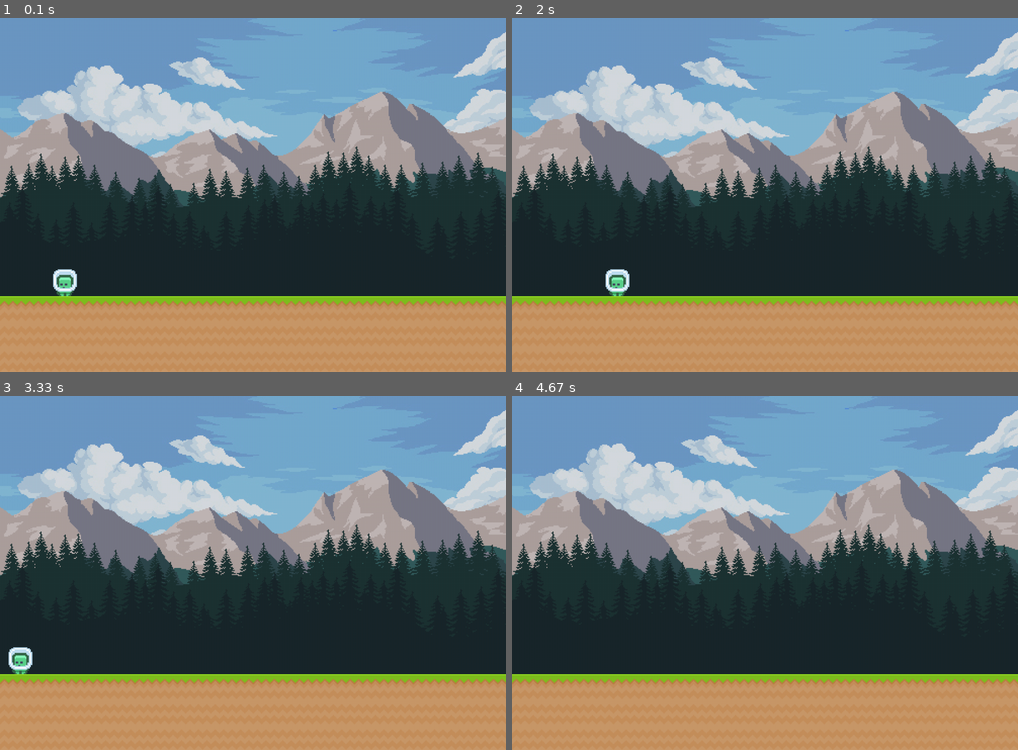
Above: before the commit, frames 1-4 (two rows, left to right).
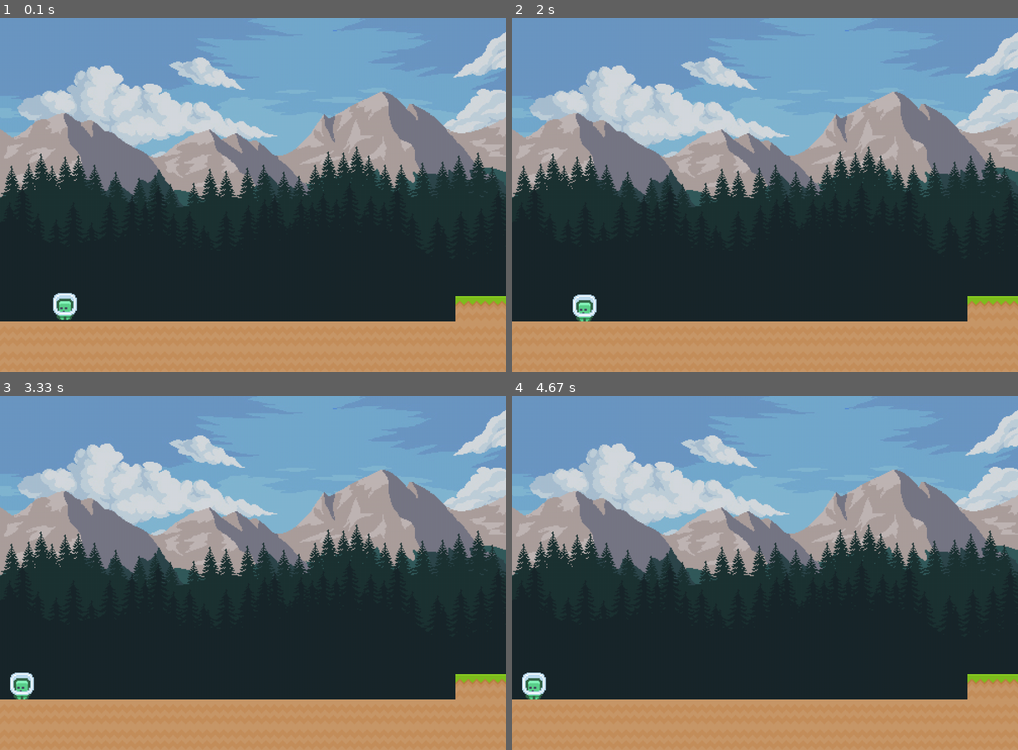
Above: after the commit, the same moments.

Repository: SaucisseRoyale/GTECH1-MINI-STUDIO-Groupe-2
Game: pygame game, started from World copy.py
Two runs of this game, one before a commit and one after it. Both use one fixed random seed, a clock stepped at 60 frames per second and the inputs below.
Inputs:
- Up to frame 1 (0.1 s): no input
- Up to frame 2 (2 s): tap Space at 0.33 s; tap D at 1.67 s
- Up to frame 3 (3.33 s): hold Q from 3 s (still down)
- Up to frame 4 (4.67 s): release Q at 3.47 s; hold D from 4.5 s (still down)

The runs differ from the first frame. In frame 1, 6.8% of the frame differs, in the area x 0-90%, y 70-86%; in frame 2, 6.8%; in frame 3, 6.7%; in frame 4, 6.4%.

Commit message:
Add files via upload

Diff:
--- a/World copy.py
+++ b/World copy.py
@@ -8,7 +8,7 @@
 screen_width = 1000
 screen_height = 700
 tile_size = 50
-move_speed = 10
+move_speed = 5
 scroll_left = False
 scroll_right = False
 scroll = 0
@@ -68,6 +68,7 @@
         self.tile_list = []
 
         if not data:
+            print("world_data est vide!")
             self.width = 0
             self.height = 0
             return
@@ -112,125 +113,84 @@
         self.height = self.image.get_height()
         self.rect.x = x
         self.rect.y = y
-
-        self.walk_speed = 500 #vitesse de marche
-        self.speed_multiplication = 1
-        self.current_speed_x = 0
-        self.current_speed_y = 0
-        self.dir_x = 0
-        self.dir_y = 0
-
-        self.gravity = 1.2 #force de la gravité
-        self.gravity_coefficient = 1 #acceleration de la gravité
-
+        self.vel_y = 0
         self.on_ground = False
-        self.on_wall = False
-
-        self.dash_power = 40 #puissance du dash
-        self.dash_acceleration = 5 #accélération du dash
-        self.dash_duration = 0.1 #durée du dash
+        self.jump_power = 15
+        self.gravity = 1
+        self.dash_power = 40
         self.dash_speed = 0
+        self.dash_acceleration = 5
+        self.dash_duration = 0.1  # Durée du dash en secondes
         self.dash_timer = 0
-        self.dash_direction = 0
-        self.dash_allow = True
-
-        self.jump_power = 17 #puissance du saut
-        self.maxjump = 2 #nombre de sauts
-        self.nbr_jump = 0
-        self.space_pressed = False
-
-        self.slide_speed = 4.0 #vitesse du slide (quoeficient d'acceleration de la vitesse)
-        self.slide_duration = 0.3 #durée du slide
-        self.is_sliding = False
-        self.slide_timer = 0
-
-        #listes des annimation
-        self.annim_standing = 0
-        self.annim_walk = 0
-        self.annim_turn = 0 #obtionnel
-        self.annim_jump = 0
-        self.annim_run_jump = 0
-        self.annim_falling_still = 0
-        self.annim_falling_foward = 0
-        self.annim_falling_turn = 0 #obtionnel
-        self.annim_falling_landing = 0
-        self.annim_start_dash = 0
-        self.annim_dash = 0
-        self.annim_end_dash = 0
-        self.annim_start_slide = 0
-        self.annim_end_slide = 0
-        self.annim_standing_wall = 0 #obtionnel
-        self.annim_walljump = 0 #obtionnel
-
-    def annimation():
-        if player.current_speed_x != 0 and player.on_ground and not player.is_sliding : #walk
-            pass
-        elif player.space_pressed and player.on_ground and player.current_speed_x == 0 :#saut sur place
-            pass
-        elif player.space_pressed and player.on_ground and player.current_speed_x != 0 : #saut en avant
-            pass
-        elif player.space_pressed and not player.on_ground and player.current_speed_x == 0 : #2eme saut sur place
-            pass
-        elif player.space_pressed and not player.on_ground and player.current_speed_x != 0 : #2eme saut en avant
-            pass
-        elif player.current_speed_y  > 5 and player.current_speed_x == 0 : #chute sur place
-            pass
-        elif player.current_speed_y  > 5  and player.current_speed_x != 0 : #chute en avant
-            pass
-        elif player.dash_timer != 0 : #dash
-            pass
-        elif player.is_sliding:
-            pass
-
-    def set_velocity_x(self, dir_x, speed):
-            self.current_speed_x = dir_x * speed
-
-    def set_velocity_y(self, dir_y, speed):
-            self.current_speed_y = dir_y * speed
+        self.allow_dash = True
+        self.dash_direction = 0  # Ajout de la direction du dash
 
     def update(self):
-
-        dx = self.current_speed_x * dt
-        dy = self.current_speed_y * dt
-
-    #gravity
-        self.current_speed_y += self.gravity * self.gravity_coefficient ** dt
-        dy += self.current_speed_y
-    #end of gravity
-
-    # Check collisions
+        dx = 0
+        dy = 0
+
+        key = pygame.key.get_pressed()
+        if key[K_q]:
+            dx -= move_speed
+        if key[K_d]:
+            dx += move_speed
+
+        # Jump
+        if key[K_SPACE] and self.on_ground:
+            self.vel_y = -self.jump_power
+            self.on_ground = False
+
+        if key[K_LSHIFT] and self.dash_timer <= 0 and self.allow_dash and not self.on_ground:
+            # Détermination de la direction du dash
+            self.dash_direction = 1 if key[K_d] else -1 if key[K_q] else 0
+
+            self.dash_speed += self.dash_acceleration
+            if self.dash_speed >= self.dash_power:
+                self.dash_speed = self.dash_power
+                self.dash_timer = self.dash_duration
+                self.allow_dash = False
+            # Mettre à jour la position du joueur en fonction de la vitesse de dash et de la direction
+            self.rect.x += self.dash_speed * self.dash_direction
+            self.vel_y = 0
+        elif self.dash_timer > 0:
+            self.dash_timer -= dt
+            self.dash_speed = 0
+        elif self.on_ground:
+            self.allow_dash = True
+
+        # Dash
+        # Supprimer cette partie de code liée au dash que vous avez commentée
+
+        # Apply gravity
+        self.vel_y += self.gravity
+        if self.vel_y > 10:
+            self.vel_y = 10
+        dy += self.vel_y
+
+        # Check collisions
         for tile in world.tile_list:
             if tile[1].colliderect(self.rect.x + dx, self.rect.y, self.width, self.height):
                 dx = 0
-                self.on_wall = True
 
             if tile[1].colliderect(self.rect.x, self.rect.y + dy, self.width, self.height):
-                if self.current_speed_y < 0:
+                if self.vel_y < 0:
                     dy = tile[1].bottom - self.rect.top
-                    self.current_speed_y = 0
-                elif self.current_speed_y >= 0:
+                    self.vel_y = 0
+                elif self.vel_y >= 0:
                     dy = tile[1].top - self.rect.bottom
-                    self.current_speed_y = 0
+                    self.vel_y = 0
                     self.on_ground = True
-                    self.nbr_jump = 0
-    #end of collision check
-
-    # Update player coordinates
+
+        # Update player coordinates
         self.rect.x += dx
         self.rect.y += dy
 
-        if self.current_speed_x >= 0:
-            self.current_speed_x = max(0, self.current_speed_x - ( 2000 * dt  * self.speed_multiplication))
-        else:
-            self.current_speed_x = min(0, self.current_speed_x + ( 2000 * dt  * self.speed_multiplication))
-    #end of Update player coordinates
-
-
     def draw(self, camera):
-         screen.blit(self.image, camera.apply(self.rect))
-
-
-file_path = 'map/2map.txt'
+        screen.blit(self.image, camera.apply(self.rect))
+
+
+
+file_path = 'C:/Users/zcolucci/Documents/GitHub/GTECH1-MINI-STUDIO-Groupe-2/map/2map.txt'
 
 with open(file_path, 'r') as file:
     world_data = [list(map(int, line.strip().split(','))) for line in file]
@@ -241,67 +201,6 @@
 run = True
 while run:
     start = pygame.time.get_ticks()
-
-#movement
-    key = pygame.key.get_pressed()
-    if key[K_q] and (not player.is_sliding or abs(player.current_speed_x) <= 20):
-        player.set_velocity_x(-1, player.walk_speed)
-    if key[K_d] and (not player.is_sliding or abs(player.current_speed_x) <= 20):
-        player.set_velocity_x(1, player.walk_speed)
-#end of movement
-
-#jump
-    if key[K_SPACE] and not player.is_sliding:
-        if player.on_ground or player.on_wall:
-            player.set_velocity_y(-1, player.jump_power)
-            player.on_ground = False
-            player.nbr_jump += 1
-        elif not player.space_pressed and player.nbr_jump < player.maxjump and (not player.on_ground or not player.on_wall):
-            player.nbr_jump += 1
-            player.set_velocity_y(-1, player.jump_power)
-        player.space_pressed = True
-    else:
-        player.space_pressed = False
-#end of jump
-
-# Dash
-    if key[K_LCTRL] and player.dash_timer <= 0 and player.dash_allow and not player.on_ground and not player.space_pressed :
-        # Détermination de la direction du dash
-        player.dash_direction = 1 if key[K_d] else -1 if key[K_q] else 0
-
-        player.dash_speed += player.dash_acceleration
-        if player.dash_speed >= player.dash_power:
-            player.dash_speed = player.dash_power
-            player.dash_timer = player.dash_duration
-            player.dash_allow = False
-        player.rect.x += player.dash_speed * player.dash_direction
-        player.current_speed_y = 0
-    elif player.dash_timer > 0:
-        player.dash_timer -= dt
-        player.dash_speed = 0
-    elif player.on_ground:
-        player.dash_allow = True
-#end of dash
-
-#slide
-    if key[K_LSHIFT]:
-        player.speed_multiplication = 0.5
-        if player.on_ground and player.slide_timer <= 0 and not player.is_sliding:
-            player.current_speed_x *=  player.slide_speed
-            player.is_sliding = True
-    else:
-        player.is_sliding = False
-        player.speed_multiplication = 1
- #end of slide
-
-
-
-
-    for event in pygame.event.get():
-        if event.type == pygame.QUIT:
-            run = False
-
-
     draw_bg()
 
     camera.update(player)
@@ -309,7 +208,9 @@
     player.update()
     player.draw(camera)
 
-    pygame.display.update()
+    for event in pygame.event.get():
+        if event.type == pygame.QUIT:
+            run = False
 
     targetTime = 1000 / fps
     if dt < targetTime:
@@ -317,4 +218,9 @@
     dt = pygame.time.get_ticks() - start
     dt /= 1000
 
+
+
+    pygame.display.update()
+
+
 pygame.quit()
--- a/map/2map.txt
+++ b/map/2map.txt
@@ -6,10 +6,10 @@
 0,0,0,0,0,0,0,0,0,0,0,0,0,0,0,0,0,0,0,0,0,0,0,0,0,0,0,0,0,0,0,0,0,0,0,0,0,0,0,0,0,0,0,0,0,0,0,0,0,0,0,0,0,0,0,0,0,0,0,0,0,0,0,0,0,0,0,0,0,0,0,0,0,0,0,0,0,0,0,0,0,0,0,0,0,0,0,0,0,0,0,0,0,0,0,1
 0,0,0,0,0,0,0,0,0,0,0,0,0,0,0,0,0,0,0,0,0,0,0,0,0,0,0,0,0,0,0,0,0,0,0,0,0,0,0,0,0,0,0,0,0,0,0,0,0,0,0,0,0,0,0,0,0,0,0,0,0,0,0,0,0,0,0,0,0,0,0,0,0,0,0,0,0,0,0,0,0,0,0,0,0,0,0,0,0,0,0,0,0,0,0,1
 0,0,0,0,0,0,0,0,0,0,0,0,0,0,0,0,0,0,0,0,0,0,0,0,0,0,0,0,0,0,0,0,0,0,0,0,0,0,0,0,0,0,0,0,0,0,0,0,0,0,0,0,0,0,0,0,0,0,0,0,0,0,0,0,0,0,0,0,0,0,0,0,0,0,0,0,0,0,0,0,0,0,0,0,0,0,0,0,0,0,0,0,0,0,0,1
-0,0,0,0,0,0,0,0,0,0,0,0,0,0,0,0,0,0,0,0,0,0,0,0,0,0,0,0,0,0,0,2,2,2,2,0,0,0,0,0,0,0,0,0,0,0,0,0,0,0,0,0,0,0,0,0,0,0,0,0,0,0,0,0,0,0,0,0,0,0,0,0,0,0,0,0,0,0,0,0,0,0,0,0,0,0,0,0,0,0,0,0,0,0,0,1
 0,0,0,0,0,0,0,0,0,0,0,0,0,0,0,0,0,0,0,0,0,0,0,0,0,0,0,0,0,0,0,0,0,0,0,0,0,0,0,0,0,0,0,0,0,0,0,0,0,0,0,0,0,0,0,0,0,0,0,0,0,0,0,0,0,0,0,0,0,0,0,0,0,0,0,0,0,0,0,0,0,0,0,0,0,0,0,0,0,0,0,0,0,0,0,1
 0,0,0,0,0,0,0,0,0,0,0,0,0,0,0,0,0,0,0,0,0,0,0,0,0,0,0,0,0,0,0,0,0,0,0,0,0,0,0,0,0,0,0,0,0,0,0,0,0,0,0,0,0,0,0,0,0,0,0,0,0,0,0,0,0,0,0,0,0,0,0,0,0,0,0,0,0,0,0,0,0,0,0,0,0,0,0,0,0,0,0,0,0,0,0,1
 0,0,0,0,0,0,0,0,0,0,0,0,0,0,0,0,0,0,0,0,0,0,0,0,0,0,0,0,0,0,0,0,0,0,0,0,0,0,0,0,0,0,0,0,0,0,0,0,0,0,0,0,0,0,0,0,0,0,0,0,0,0,0,0,0,0,0,0,0,0,0,0,0,0,0,0,0,0,0,0,0,0,0,0,0,0,0,0,0,0,0,0,0,0,0,1
-2,2,2,2,2,2,2,2,2,2,2,2,2,2,2,2,2,2,2,2,2,2,2,2,2,2,2,2,2,2,2,2,2,2,2,2,2,2,2,2,2,2,2,2,2,2,2,2,2,2,2,2,2,2,2,2,2,2,2,2,2,2,2,2,2,2,2,2,2,2,2,2,2,2,2,2,2,2,2,2,2,2,2,2,2,2,2,2,2,2,2,2,2,2,2,2,2,2,2,2,2,2,2,2,2,2,2,2,1
+0,0,0,0,0,0,0,0,0,0,0,0,0,0,0,0,0,0,0,0,0,0,0,0,0,0,0,0,0,0,0,0,0,0,0,0,0,0,0,0,0,0,0,0,0,0,0,0,0,0,0,0,0,0,0,0,0,0,0,0,0,0,0,0,0,0,0,0,0,0,0,0,0,0,0,0,0,0,0,0,0,0,0,0,0,0,0,0,0,0,0,0,0,0,0,1
+0,0,0,0,0,0,0,0,0,0,0,0,0,0,0,0,0,0,2,2,0,0,0,0,2,2,2,0,0,0,2,2,2,2,0,0,2,2,2,0,0,0,2,2,0,0,0,0,2,2,2,0,0,0,2,2,2,2,0,0,2,2,2,0,0,0,2,2,0,0,0,0,2,2,2,0,0,0,2,2,2,2,0,0,2,2,2,0,0,0,2,2,0,0,0,0,2,2,2,0,0,0,2,2,2,2,0,0,1
 1,1,1,1,1,1,1,1,1,1,1,1,1,1,1,1,1,1,1,1,1,1,1,1,1,1,1,1,1,1,1,1,1,1,1,1,1,1,1,1,1,1,1,1,1,1,1,1,1,1,1,1,1,1,1,1,1,1,1,1,1,1,1,1,1,1,1,1,1,1,1,1,1,1,1,1,1,1,1,1,1,1,1,1,1,1,1,1,1,1,1,1,1,1,1,1,1,1,1,1,1,1,1,1,1,1,1,1,1,1,1
 1,1,1,1,1,1,1,1,1,1,1,1,1,1,1,1,1,1,1,1,1,1,1,1,1,1,1,1,1,1,1,1,1,1,1,1,1,1,1,1,1,1,1,1,1,1,1,1,1,1,1,1,1,1,1,1,1,1,1,1,1,1,1,1,1,1,1,1,1,1,1,1,1,1,1,1,1,1,1,1,1,1,1,1,1,1,1,1,1,1,1,1,1,1,1,1,1,1,1,1,1,1,1,1,1,1,1,1,1,1,1
